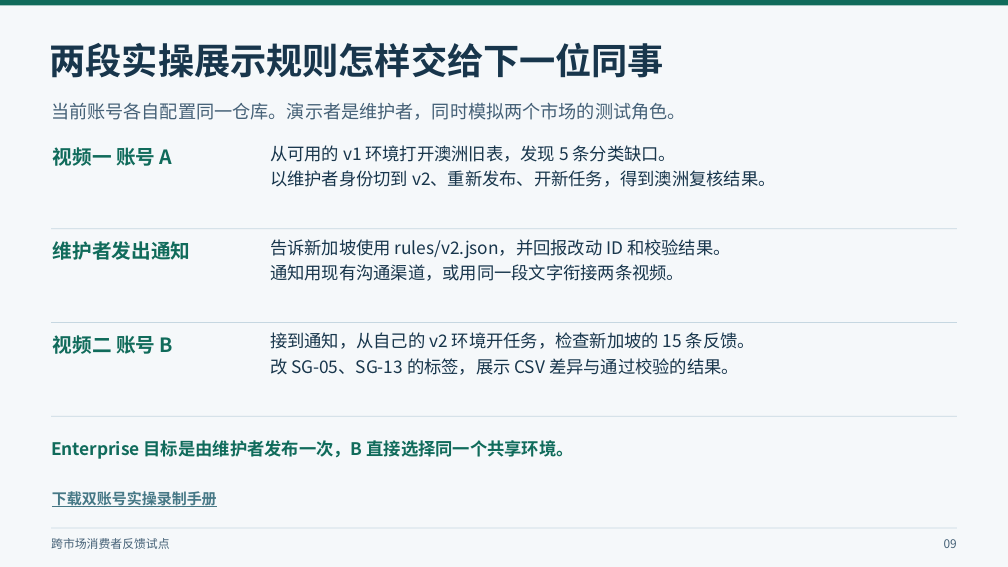
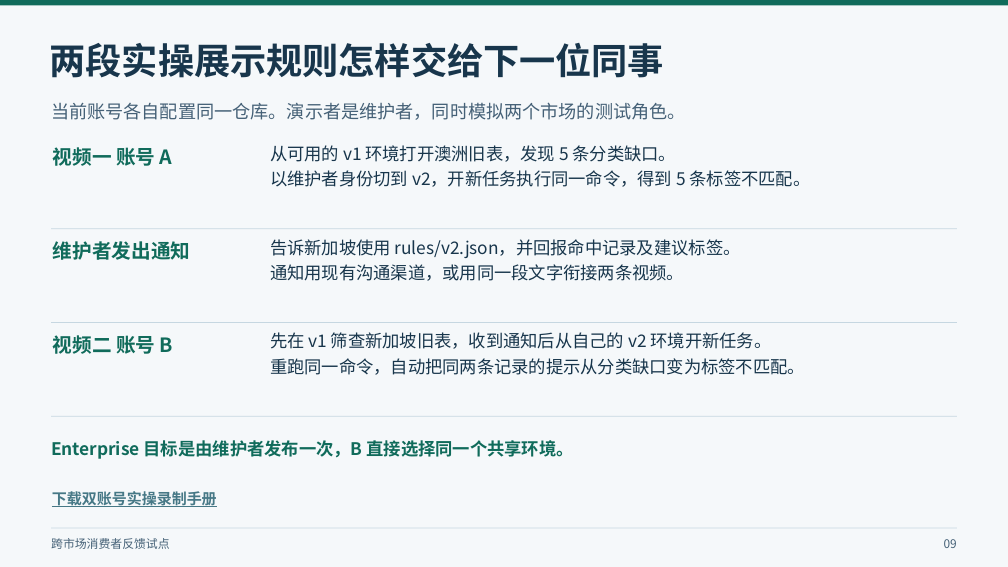
Before and after one commit to peterljlj/market-feedback-cloud-demo, a slide deck: slide 9 of docs/demo/enterprise-cloud-collaboration.pptx. Drawn at 1008x567 pixels with LibreOffice and Linux fonts; fonts in the diff are those of the drawing. Boxes give left, top, right and bottom in pixels: in the first picture for what was removed or moved away, otherwise in the second. Text is boxed around its words. In the diff, an @@ line names an element or a change of style, - is before the commit and + after.

```diff
--- a/docs/demo/enterprise-cloud-collaboration.pptx
+++ b/docs/demo/enterprise-cloud-collaboration.pptx
@@ text at [270,170,811,187]: text changed @@
-以维护者身份切到 v2、重新发布、开新任务，得到澳洲复核结果。
+以维护者身份切到 v2，开新任务执行同一命令，得到 5 条标签不匹配。
@@ text at [270,239,741,258]: text changed @@
-告诉新加坡使用 rules/v2.json，并回报改动 ID 和校验结果。
+告诉新加坡使用 rules/v2.json，并回报命中记录及建议标签。
@@ text at [270,332,772,349]: text changed @@
-接到通知，从自己的 v2 环境开任务，检查新加坡的 15 条反馈。
+先在 v1 筛查新加坡旧表，收到通知后从自己的 v2 环境开新任务。
@@ text at [270,358,805,375]: text changed @@
-改 SG-05、SG-13 的标签，展示 CSV 差异与通过校验的结果。
+重跑同一命令，自动把同两条记录的提示从分类缺口变为标签不匹配。
```
Also in this commit, not shown: 4 other files.
